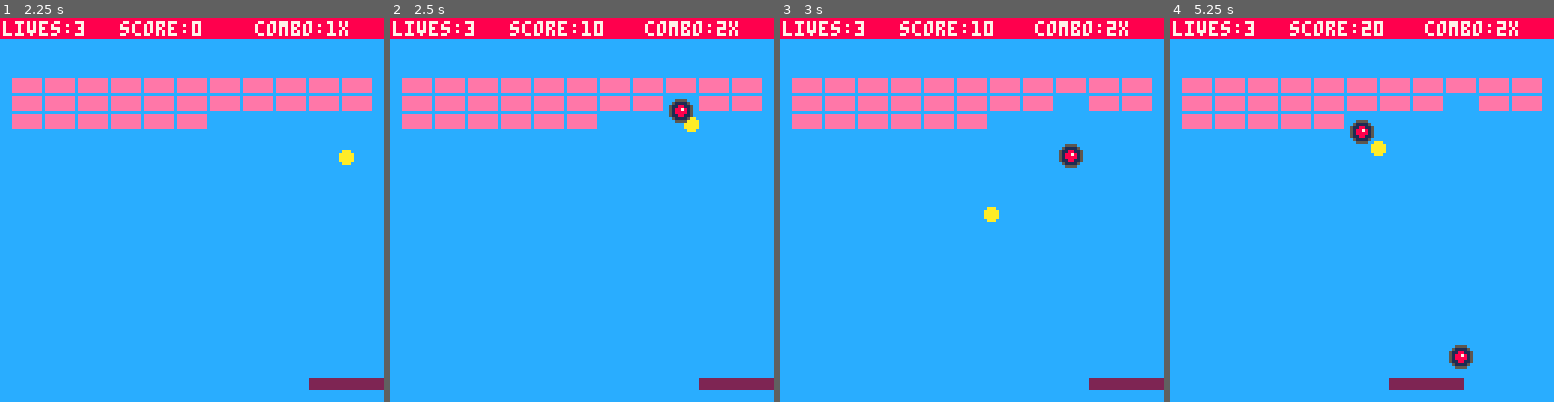
Above: before the commit, frames 1-4 (left to right).
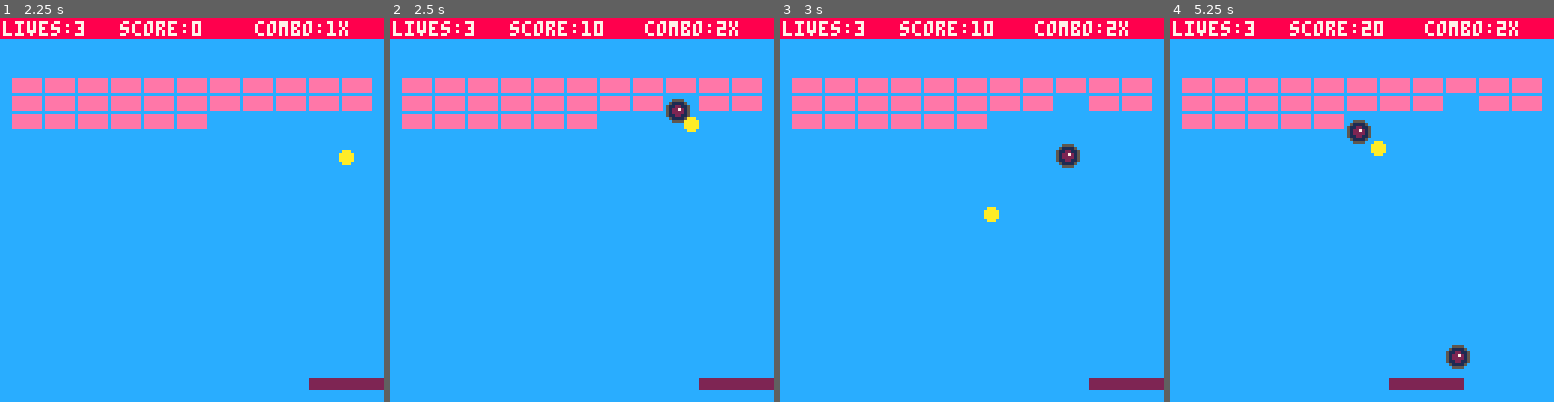
Above: after the commit, the same moments.

Repository: electricbrass/Breakout-Pico-8
Game: PICO-8 cartridge breakout.p8
Same seed, same stepped clock (60 frames per second), same inputs: the game is played once before the commit and once after it.
Inputs:
- Up to frame 1 (2.25 s): tap X (X key) at 0.33, 1.07, 1.85 s; hold Right 1.6-2.1 s
- Up to frame 2 (2.5 s): hold Right from 2.47 s (still down)
- Up to frame 3 (3 s): keep holding Right; tap X (X key) at 2.97 s
- Up to frame 4 (5.25 s): release Right at 3.03 s; hold Left 3.08-3.58 s; hold Right 4.02-4.68 s; tap X (X key) at 4.08, 5.2 s; hold Left from 5.08 s (still down)

Frame 1 is identical in both runs. In frame 2, 0.3% of the frame differs, in the area x 71-79%, y 21-28%; in frame 3, 0.3%; in frame 4, 0.5%, in the area x 46-79%, y 26-92%.

Commit message:
rewrite powerups with tables

Diff:
--- a/powerups.lua
+++ b/powerups.lua
@@ -8,41 +8,36 @@
 -- 7 - small paddle
 
 function resetpickups()
-	pwp_x={}
-	pwp_y={}
-	pwp_v={}
-	pwp_t={}
+	powerups = {}
 end
 
 function drawpickups()
-	for i=1,#pwp_x do
-		if pwp_v[i] then
-			spr(pwp_t[i],pwp_x[i],pwp_y[i])
-		end
+	for i=1,#powerups do
+		spr(powerups[i].t,powerups[i].x,powerups[i].y)
 	end
 end
 
 function spawn_pwp(_x,_y)
 	local _t = flr(rnd(7)) + 1
-	_t = 1
-	pwp_x[#pwp_x+1]=_x+1
-	pwp_y[#pwp_x]=_y
-	pwp_t[#pwp_x]=_t
-	pwp_v[#pwp_x]=true
+	local _powerup = {
+		x = _x,
+		y = _y,
+		t = _t,
+	}
+	add(powerups, _powerup)
+	-- uncomment to set specific powerup instead of random
+	-- _t = 1
 end
 
 function move_pwp()
-	for i=1, #pwp_x do
-		if pwp_v[i] then
-  			pwp_y[i]+=0.5
-  			if pwp_y[i] > 128 then
-  				pwp_v[i]=false
-  			end
-  			if check_collision2(pad_x,pad_y,pad_w,pad_h,pwp_x[i],pwp_y[i]-0.5,8,8) then
-				pwp_v[i]=false
-				sfx(13)
-				pwp_get(pwp_t[i])
-			end
+	for i=#powerups, 1, -1 do
+  		powerups[i].y+=0.5
+  		if powerups[i].y > 128 then
+			del(powerups, powerups[i])
+  		elseif check_collision2(pad_x,pad_y,pad_w,pad_h,powerups[i].x,powerups[i].y-0.5,8,8) then
+			sfx(13)
+			pwp_get(powerups[i].t)
+			del(powerups, powerups[i])
 		end
 	end
 end
